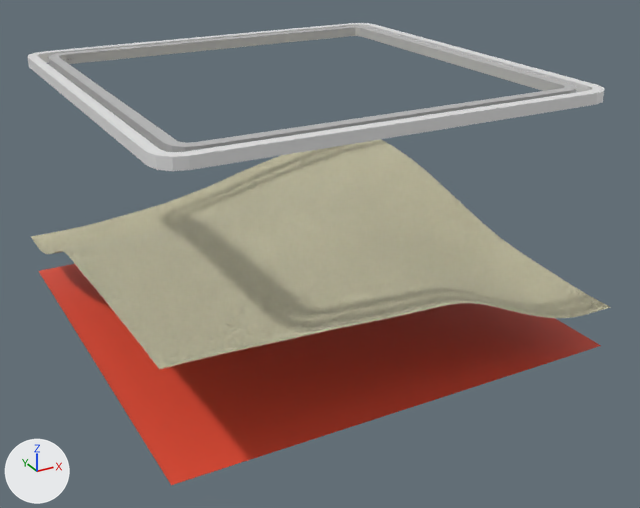
What one commit did to the Blender file blender/card-templates/1436-template.blend.
One viewpoint serves both versions: a 50 mm camera at (-19.0, -37.1, 17.1) aimed at (0.3, -2.0, -0.5). The lights are fixed; the arrows at lower left show +X, +Y and +Z. Text is drawn in Blender's own font.

The first picture shows 'Print Lines', 'Sand'.
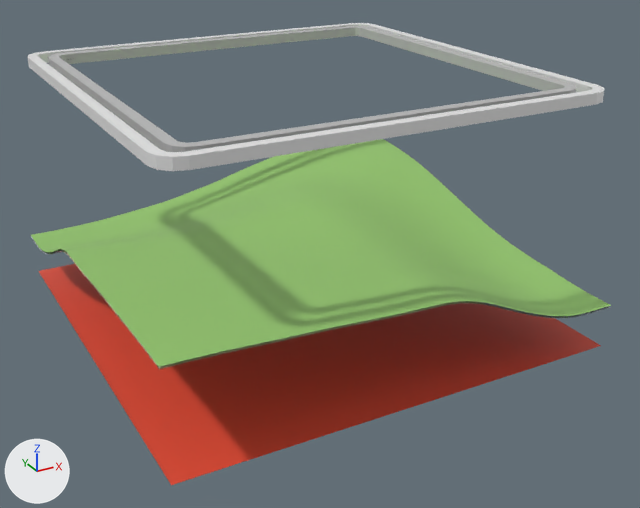
Boxes [x1, y1, x2, y2] around the edits, measured in the pictures (640 x 508 px):
'Sand', recoloured
    both: [31, 139, 610, 369]
'Grass', shown (green)
    after: [31, 139, 611, 367]

The change, as a diff of the scene's bpy script:
```diff
--- a/blender/card-templates/1436-template.blend.py
+++ b/blender/card-templates/1436-template.blend.py
@@ mat_terrain_material @@
+mat_terrain_material = bpy.data.materials.new('Terrain Material')
+# nodes: BsdfPrincipled, Bump, MapRange, Mapping, OutputMaterial, SeparateXYZ, TexCoord, TexNoise, ValToRGB
+# colours: blue #306895, white #dde6f3, beige #e7e2be
@@ me_plane_001 @@
 me_plane_001.from_pydata(...)  # 4489 vertices, 4356 faces; spans x -1.0..1.0, y -1.0..1.0, z -0.18..0.09
-me_plane_001.materials.append(mat_sand_material)
+me_plane_001.materials.append(mat_terrain_material)
@@ ob_grass @@
 ob_grass.scale = (11.0, 11.0, 11.0)
-ob_grass.hide_set(True)
```
